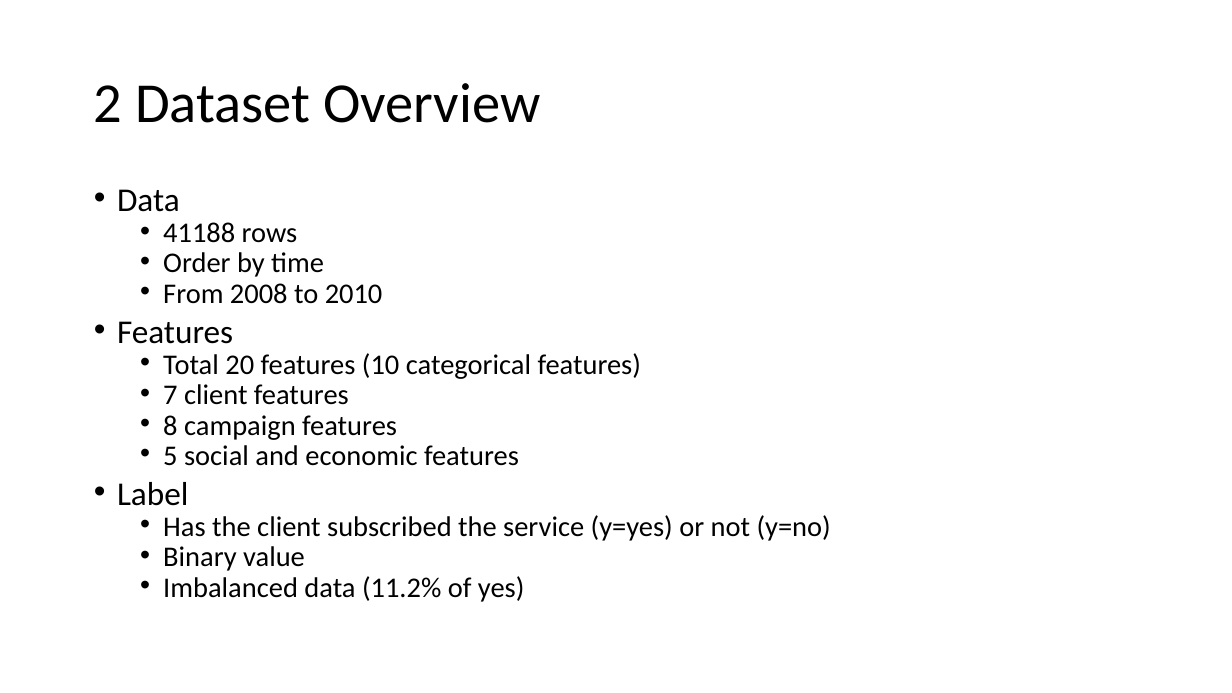
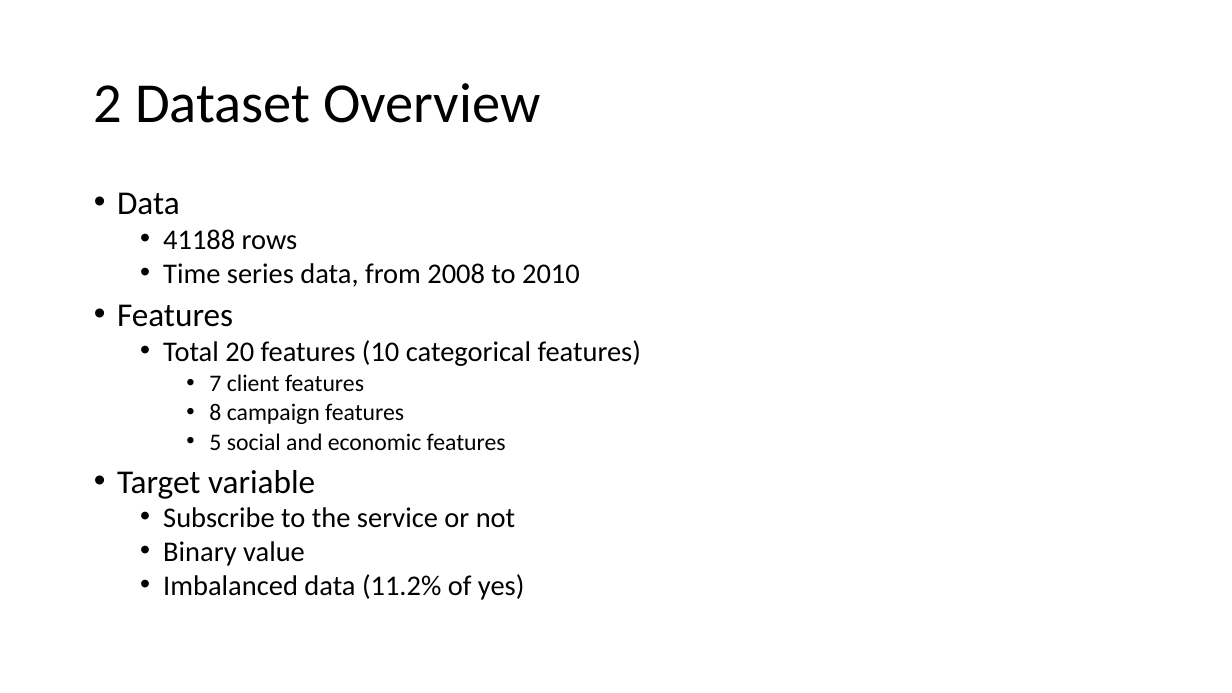
Before and after one commit to jianghan2013/UCI_data, a slide deck: slide 3 of ds_challenge_presentation_HanJiang.pptx. Drawn at 1232x693 pixels with LibreOffice and Linux fonts; fonts in the diff are those of the drawing. Boxes give left, top, right and bottom in pixels: in the first picture for what was removed or moved away, otherwise in the second. Text is boxed around its words. In the diff, an @@ line names an element or a change of style, - is before the commit and + after.

```diff
--- a/ds_challenge_presentation_HanJiang.pptx
+++ b/ds_challenge_presentation_HanJiang.pptx
@@ text at [117,192,641,600]: size 22.2 to 18.5 pt in "7 client features", "8 campaign features", "5 social and economic features"; line spacing 0.7 to 0.8; list level 2 to 3 in "7 client features"; list level 2 to 3 in "8 campaign features"; list level 2 to 3 in "5 social and economic features" @@
@@ text at [163,263,580,287]: text changed @@
-  • Order by time
-  • From 2008 to 2010
+  • Time series data, from 2008 to 2010
@@ text at [117,470,515,528]: text changed @@
-• Label
-  • Has the client subscribed the service (y=yes) or not (y=no)
+• Target variable
+  • Subscribe to the service or not
```
Also in this commit, not shown: 11 other slides changed, 3 slides added, 2 slides removed.
